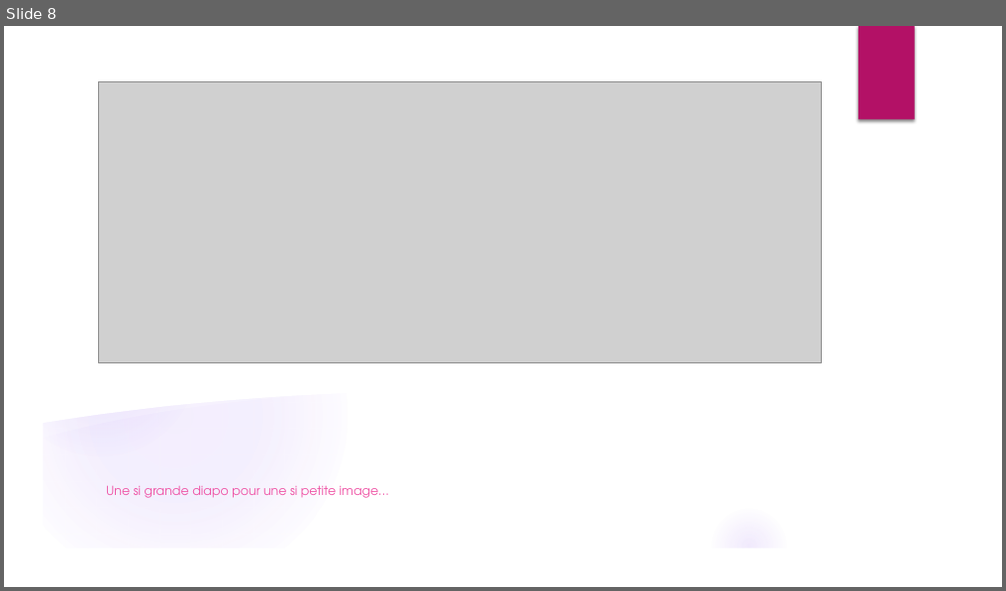
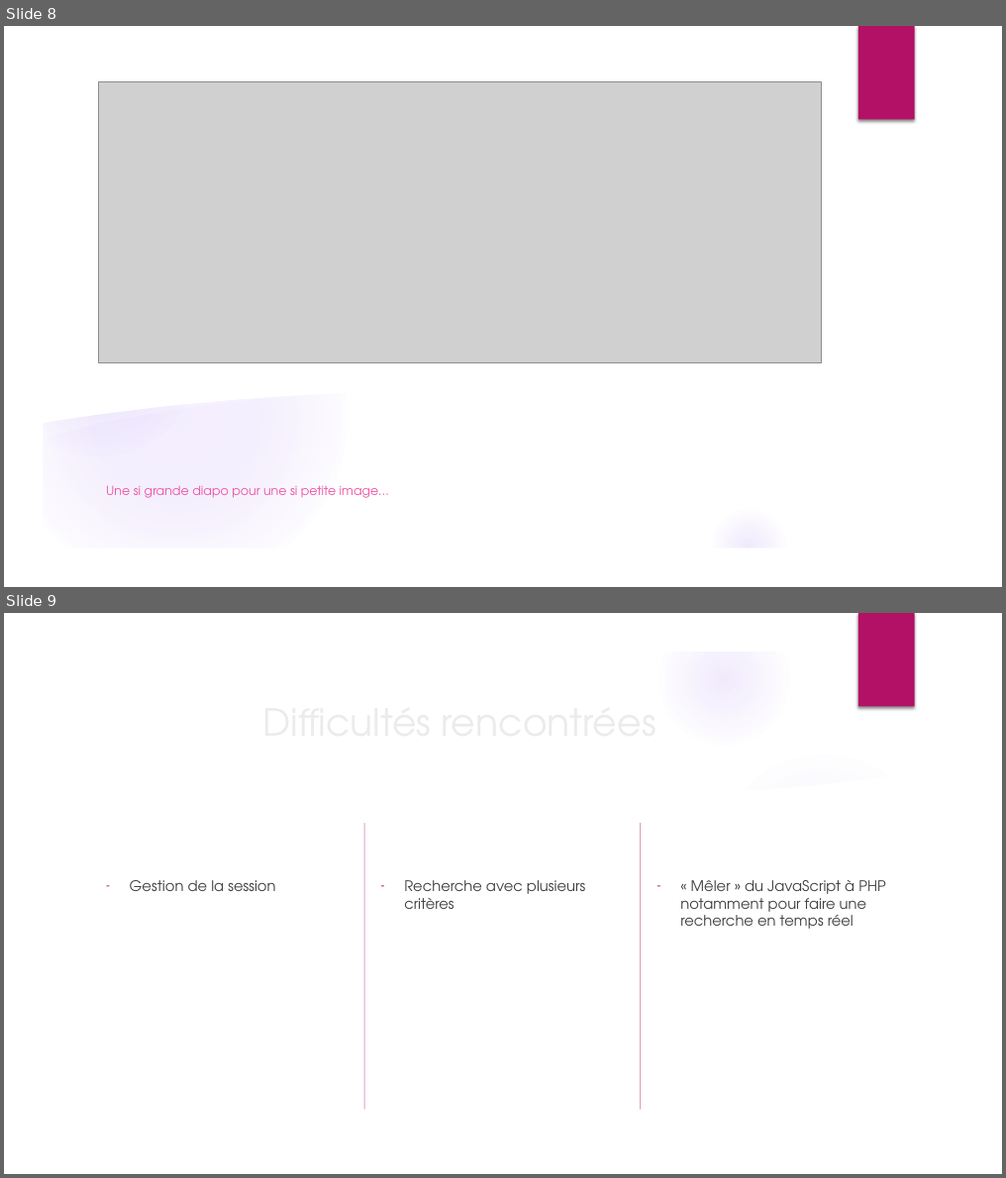
Before and after one commit to Zeyltar/Projet_Dev_Web, a slide deck: Presentation.pptx. Shown one above the other, each under a label of ours: slide 8 before the commit, slides 8 and 9 after it. The pictures are 1006x591 and 1006x1178 pixels, drawn with LibreOffice and Linux fonts; fonts in the diff are those of the drawing; grey boxes stand for pictures; background and template pictures are left out. Boxes give left, top, right and bottom in pixels: in the first picture for what was removed or moved away, otherwise in the second. Text is boxed around its words. In the diff, an @@ line names an element or a change of style, - is before the commit and + after.

Commit message:
modifs

```diff
--- a/Presentation.pptx
+++ b/Presentation.pptx
@@ slide 9 added at (4, 613, 1002, 1174), background picture (left out); not listed: 9 template elements that a slide beside it also shows @@
@@ title added at (98, 692, 821, 750), 36 pt, text #EBEBEB @@
+Difficultés rencontrées
@@ line added from (364, 823) to (364, 1109), #B31166 1 pt @@
@@ line added from (641, 823) to (641, 1109), #B31166 1 pt @@
@@ text added at (130, 880, 275, 891), 14 pt, text #404040 @@
+– Gestion de la session
@@ text added at (404, 880, 585, 909), 14 pt, text #404040 @@
+– Recherche avec plusieurs critères
@@ text added at (680, 880, 885, 929), 14 pt, text #404040 @@
+– « Mêler » du JavaScript à PHP notamment pour faire une recherche en temps réel
```
